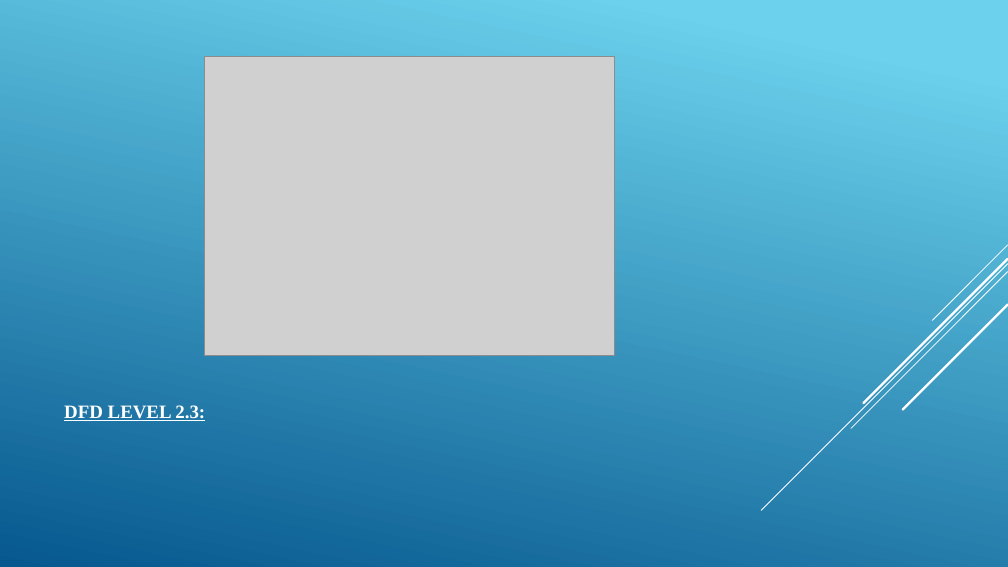
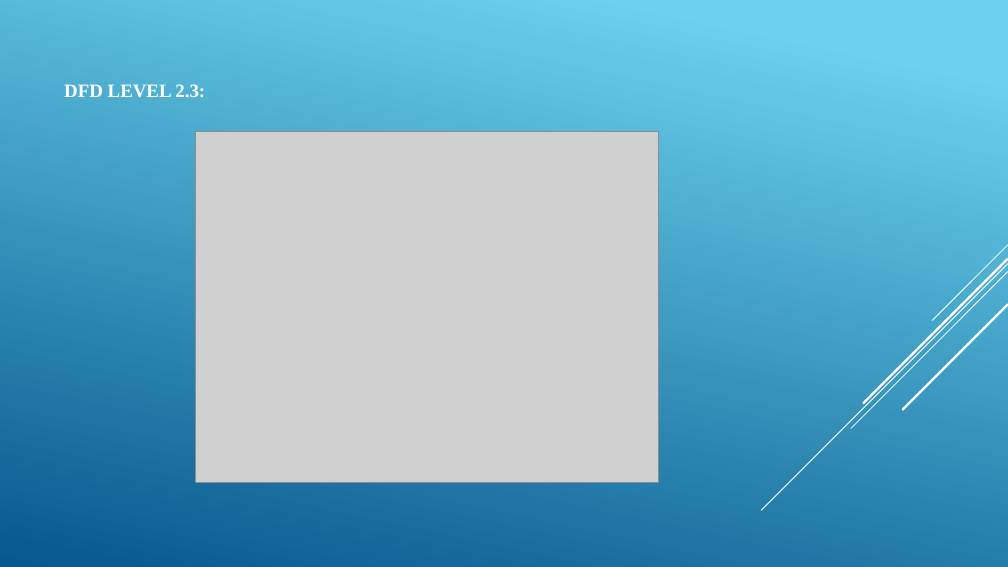
Before and after one commit to SanjayJoshi116/Extra-Curricular-Activity-Management, a slide deck: slide 17 of Project Docs/Presentation.pptx (slide 19 before the commit). Drawn at 1008x567 pixels with LibreOffice and Linux fonts; fonts in the diff are those of the drawing; grey boxes stand for pictures. Boxes give left, top, right and bottom in pixels: in the first picture for what was removed or moved away, otherwise in the second. Text is boxed around its words. In the diff, an @@ line names an element or a change of style, - is before the commit and + after.

```diff
--- a/Project Docs/Presentation.pptx
+++ b/Project Docs/Presentation.pptx
@@ title "DFD LEVEL 2.3:" moved from (x1=64, y1=405, x2=205, y2=421) to (x1=64, y1=84, x2=205, y2=98) @@
@@ title "DFD LEVEL 2.3:" at (x1=64, y1=84, x2=205, y2=98): underline off @@
@@ picture resized from (x1=204, y1=57, x2=615, y2=355) to (x1=195, y1=132, x2=659, y2=482) @@
```
Also in this commit, not shown: 6 other slides changed, 1 slide added, 2 slides removed.
